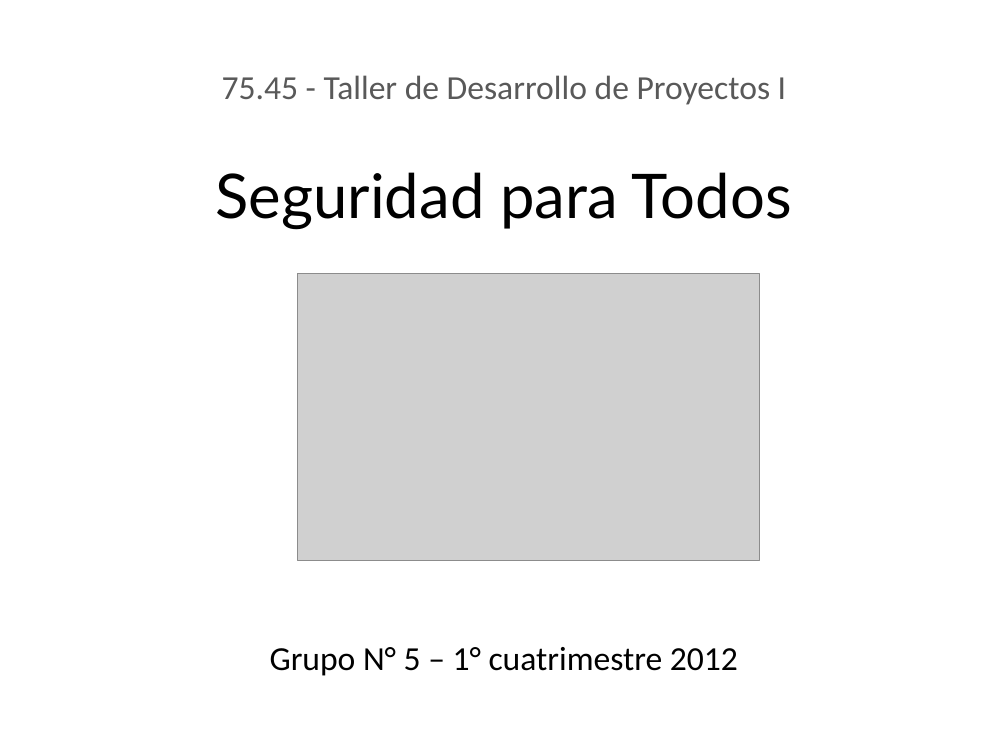
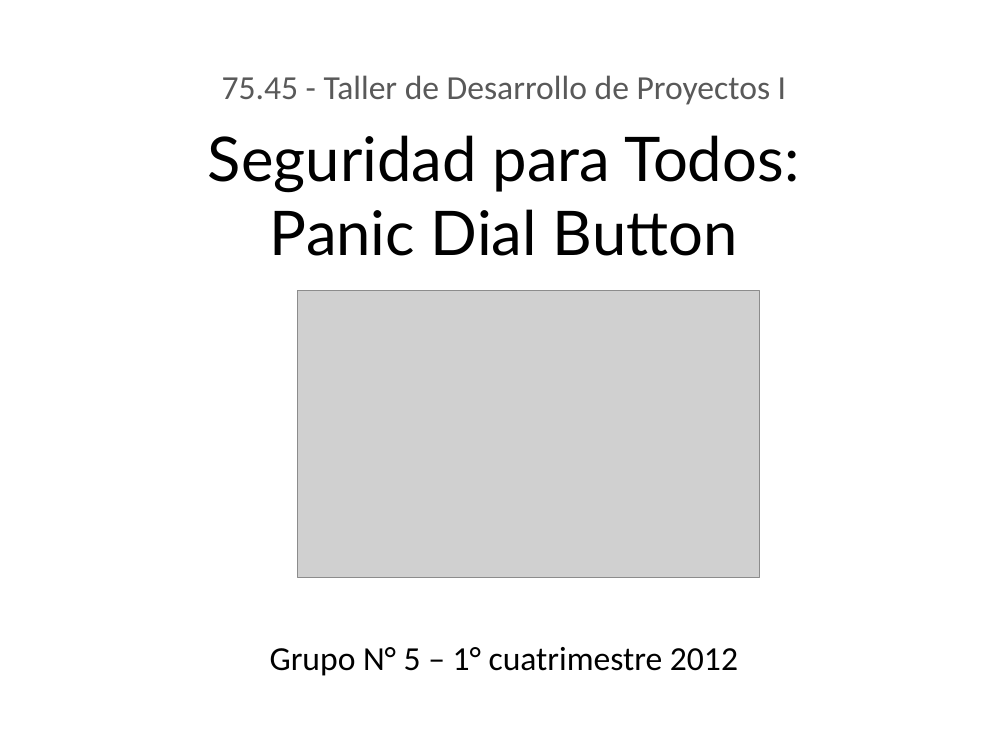
Before and after one commit to jmonetti/2012-1er-taller-de-desarrollo-de-proyectos-i, a slide deck: slide 1 of docs/Presentacion_v2.pptx. Drawn at 1008x756 pixels with LibreOffice and Linux fonts; fonts in the diff are those of the drawing; grey boxes stand for pictures; background and template pictures are left out. Boxes give left, top, right and bottom in pixels: in the first picture for what was removed or moved away, otherwise in the second. Text is boxed around its words. In the diff, an @@ line names an element or a change of style, - is before the commit and + after.

```diff
--- a/docs/Presentacion_v2.pptx
+++ b/docs/Presentacion_v2.pptx
@@ title at <box>208,135,799,256</box>: text changed @@
-Seguridad para Todos
+Seguridad para Todos:
+Panic Dial Button
@@ picture: place and size @@
-picture at <box>297,274,759,560</box>
+picture at <box>297,290,759,577</box>
```
Also in this commit, not shown: 6 other slides changed, 1 slide removed.
